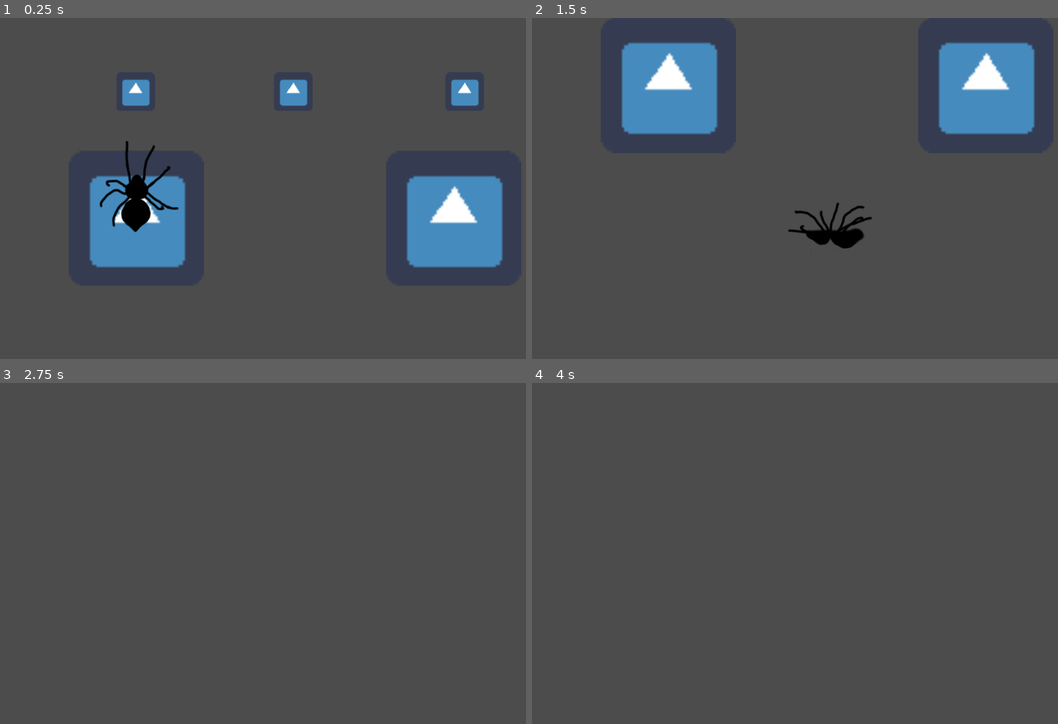
Above: before the commit, frames 1-4 (two rows, left to right).
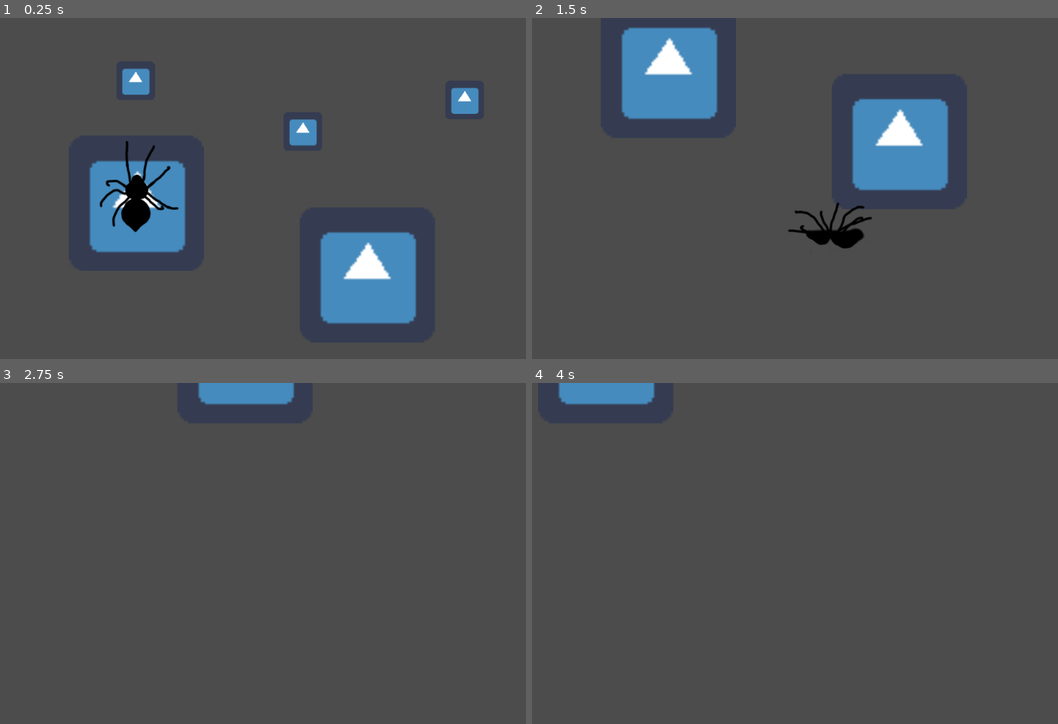
Above: after the commit, the same moments.

Repository: MarmotaGames/aracnotopia
Game: Godot game, scene res://levels/newWebTest/launchWebTest.tscn
Same seed, same stepped clock (60 frames per second), same inputs: the game is played once before the commit and once after it. This scene is started directly instead of the project's main scene. The engine's default icon, where the game draws it, is replaced by a stand-in: a white triangle on a blue panel in a dark square.
Inputs (mouse positions are in pixels of both pictures, inside the frame that each line leads up to):
- Up to frame 1 (0.25 s): no input
- Up to frame 2 (1.5 s): tap Enter at 0.5 s; move the mouse to (979, 181) at 0.52 s; hold Right (ui_right) 0.53-1.28 s; tap Ctrl (attachOrDetachFromArea) at 0.6 s; click (979, 181) at 0.67 s; move the mouse to (716, 215) at 1.27 s; hold Down (ui_down) from 1.28 s (still down); tap L (excreteOrLeaveWeb) at 1.35 s
- Up to frame 3 (2.75 s): move the mouse to (368, 485) at 2.02 s; release Down (ui_down) at 2.03 s; press the mouse at (368, 485) at 2.03 s; hold Right (ui_right) from 2.03 s (still down)
- Up to frame 4 (4 s): move the mouse to (810, 635) at 2.77 s; release Right (ui_right) at 2.78 s; release the mouse at (810, 635) at 2.78 s; hold Up (ui_up) 2.78-3.53 s; tap Ctrl (attachOrDetachFromArea) at 2.85 s; click (810, 635) at 2.92 s; move the mouse to (1026, 618) at 3.52 s; hold Left (ui_left) from 3.53 s (still down); tap L (excreteOrLeaveWeb) at 3.6 s

The runs differ from the first frame. In frame 1, 13% of the frame differs, in the area x 17-96%, y 14-90%; in frame 2, 12%; in frame 3, 1.1%; in frame 4, 1.1%.

Commit message:
Improved the test scene

Diff:
--- a/GodotProject/levels/newWebTest/launchWebTest.tscn
+++ b/GodotProject/levels/newWebTest/launchWebTest.tscn
@@ -8,32 +8,32 @@
 
 [node name="Spider" parent="." index="0" instance=ExtResource( 1 )]
 
-position = Vector2( 225.855, 442.582 )
+position = Vector2( 225.855, 428.95 )
 z_index = 1
 _sections_unfolded = [ "Collision", "Linear", "Transform", "Z Index" ]
 
 [node name="Plataforma" parent="." index="1" instance=ExtResource( 2 )]
 
-position = Vector2( 226.117, 475 )
+position = Vector2( 226.117, 436.375 )
 scale = Vector2( 3.5, 3.5 )
 z_index = -1
 _sections_unfolded = [ "Region", "Transform", "Visibility", "Z Index" ]
 
 [node name="Plataforma2" parent="." index="2" instance=ExtResource( 2 )]
 
-position = Vector2( 751.692, 475 )
+position = Vector2( 608.551, 554.522 )
 scale = Vector2( 3.5, 3.5 )
 z_index = -1
 _sections_unfolded = [ "Region", "Transform", "Visibility", "Z Index" ]
 
 [node name="Stone" parent="." index="3" instance=ExtResource( 3 )]
 
-position = Vector2( 224.636, 265 )
+position = Vector2( 224.636, 233.191 )
 _sections_unfolded = [ "Collision", "Transform" ]
 
 [node name="Stone2" parent="." index="4" instance=ExtResource( 3 )]
 
-position = Vector2( 485.925, 265 )
+position = Vector2( 501.829, 317.258 )
 _sections_unfolded = [ "Collision", "Transform" ]
 
 [node name="Stone3" parent="." index="5" instance=ExtResource( 3 )]
